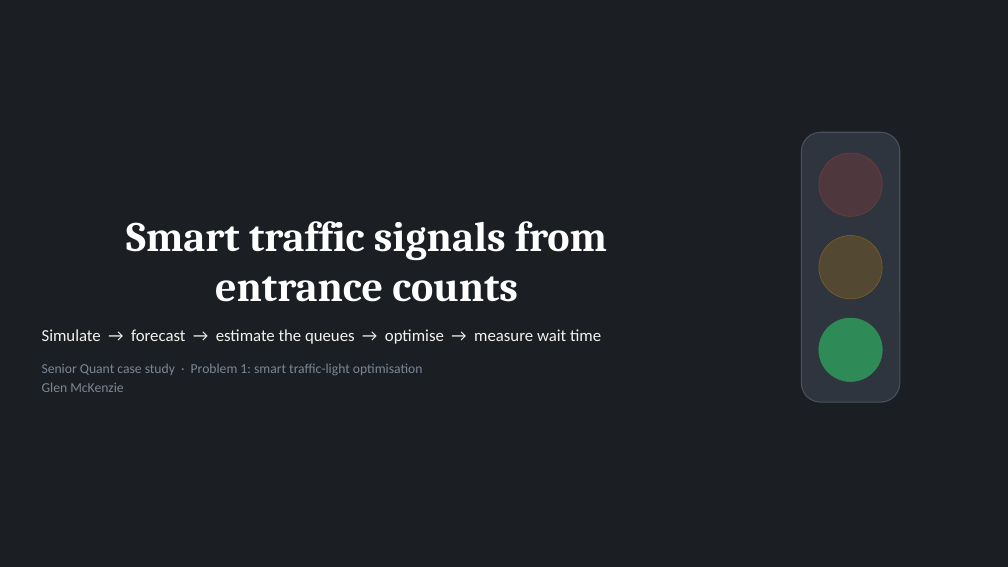
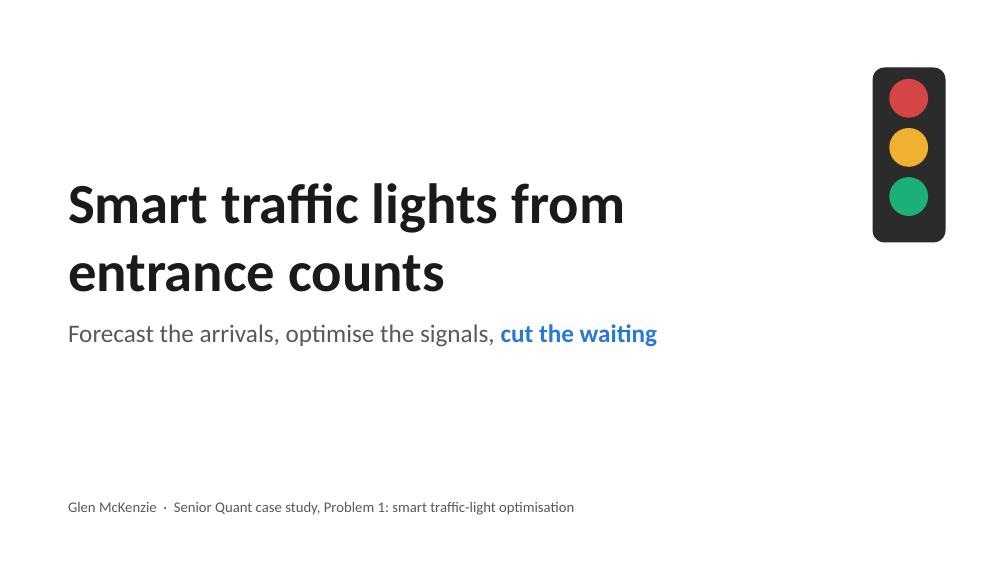
Before and after one commit to glenxmac/quant_caseStudy, a slide deck: slide 1 of presentation/quant_case_study.pptx. Drawn at 1008x567 pixels with LibreOffice and Linux fonts; fonts in the diff are those of the drawing. Boxes give left, top, right and bottom in pixels: in the first picture for what was removed or moved away, otherwise in the second. Text is boxed around its words. In the diff, an @@ line names an element or a change of style, - is before the commit and + after.

```diff
--- a/presentation/quant_case_study.pptx
+++ b/presentation/quant_case_study.pptx
@@ background #1B1F24 to #FFFFFF @@
@@ rounded rectangle added at (873, 68, 945, 242), fill #2B2B2B, outline #2B2B2B 1 pt @@
@@ ellipse: place and size @@
-ellipse at (819, 236, 882, 299)
+ellipse at (890, 79, 928, 117)
@@ ellipse at (890, 79, 928, 117): fill #D9930D at 22% opacity to #D64545; outline #D9930D 0.5 pt to #D64545 1 pt @@
@@ rounded rectangle removed at (802, 132, 900, 402) @@
@@ ellipse: place and size @@
-ellipse at (819, 318, 882, 382)
+ellipse at (890, 129, 928, 166)
@@ ellipse at (890, 129, 928, 166): fill #2E8B57 to #F0B030; outline #2E8B57 0.5 pt to #F0B030 1 pt @@
@@ title "Smart traffic lights from entrance ..." at (68, 183, 625, 292): vertical alignment bottom to top @@
@@ ellipse: place and size @@
-ellipse at (819, 153, 882, 216)
+ellipse at (890, 178, 928, 216)
@@ ellipse at (890, 178, 928, 216): fill #C8443A at 22% opacity to #1BAF7A; outline #C8443A 0.5 pt to #1BAF7A 1 pt @@
@@ title at (68, 183, 625, 292): text changed; size 40 to 54 pt; font Cambria to Calibri; text colour #FFFFFF to #1A1A1A @@
-Smart traffic signals from entrance counts
+Smart traffic lights from entrance counts
@@ text removed at (42, 329, 601, 392) @@
-Simulate → forecast → estimate the queues → optimise → measure wait time
-Senior Quant case study · Problem 1: smart traffic-light optimisation
-Glen McKenzie
@@ text added at (68, 324, 657, 347), 24 pt, text #5A5955 @@
+Forecast the arrivals, optimise the signals, cut the waiting
@@ text added at (68, 502, 574, 515), 14 pt, text #5A5955 @@
+Glen McKenzie · Senior Quant case study, Problem 1: smart traffic-light optimisation
```
Also in this commit, not shown: 1 other slide changed, 13 slides added, 29 slides removed, 26 other files.
